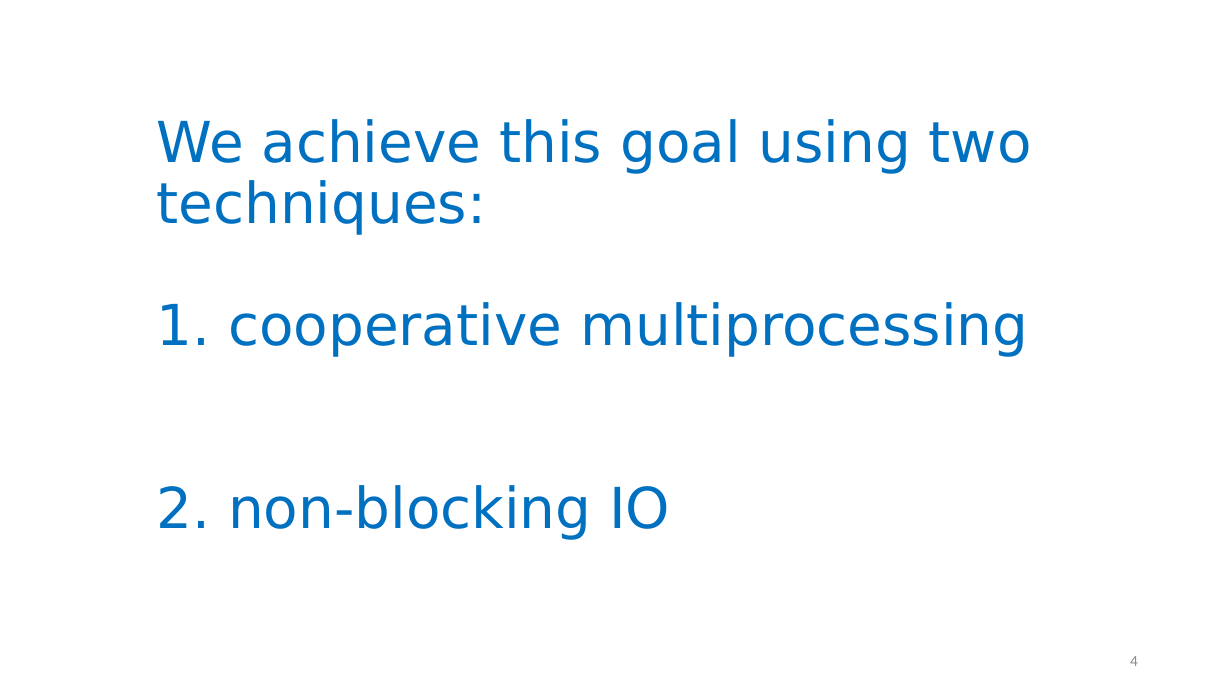
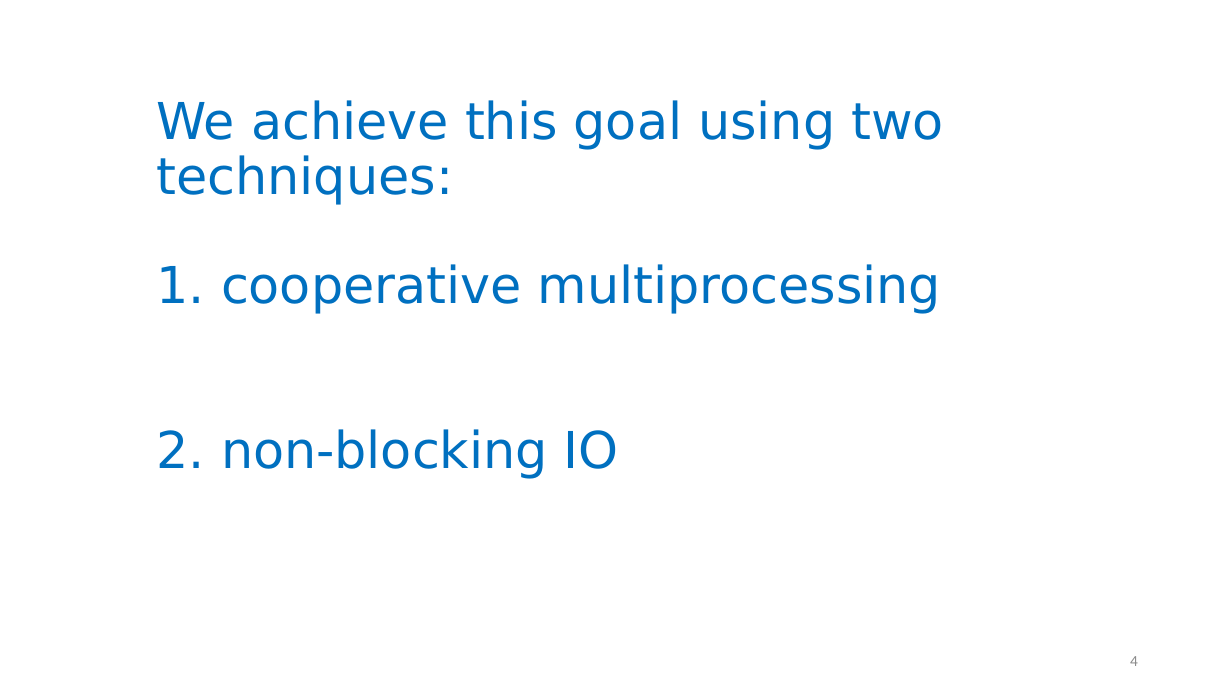
Before and after one commit to neu-se/CS4530-Fall-2024, a slide deck: slide 4 of Slides/Module 06 Concurrency Patterns in Typescript.pptx. Drawn at 1232x693 pixels with LibreOffice and Linux fonts; fonts in the diff are those of the drawing. Boxes give left, top, right and bottom in pixels: in the first picture for what was removed or moved away, otherwise in the second. Text is boxed around its words. In the diff, an @@ line names an element or a change of style, - is before the commit and + after.

```diff
--- a/Slides/Module 06 Concurrency Patterns in Typescript.pptx
+++ b/Slides/Module 06 Concurrency Patterns in Typescript.pptx
@@ title "We achieve this goal using ...": place and size @@
-title "We achieve this goal using ..." at [156,119,1032,540]
+title "We achieve this goal using ..." at [156,100,943,479]
@@ title "We achieve this goal using ..." at [156,100,943,479]: size 44 to 39.6 pt @@
```
Also in this commit, not shown: 6 other slides changed, 3 slides added, 5 slides removed, 1 other file.
